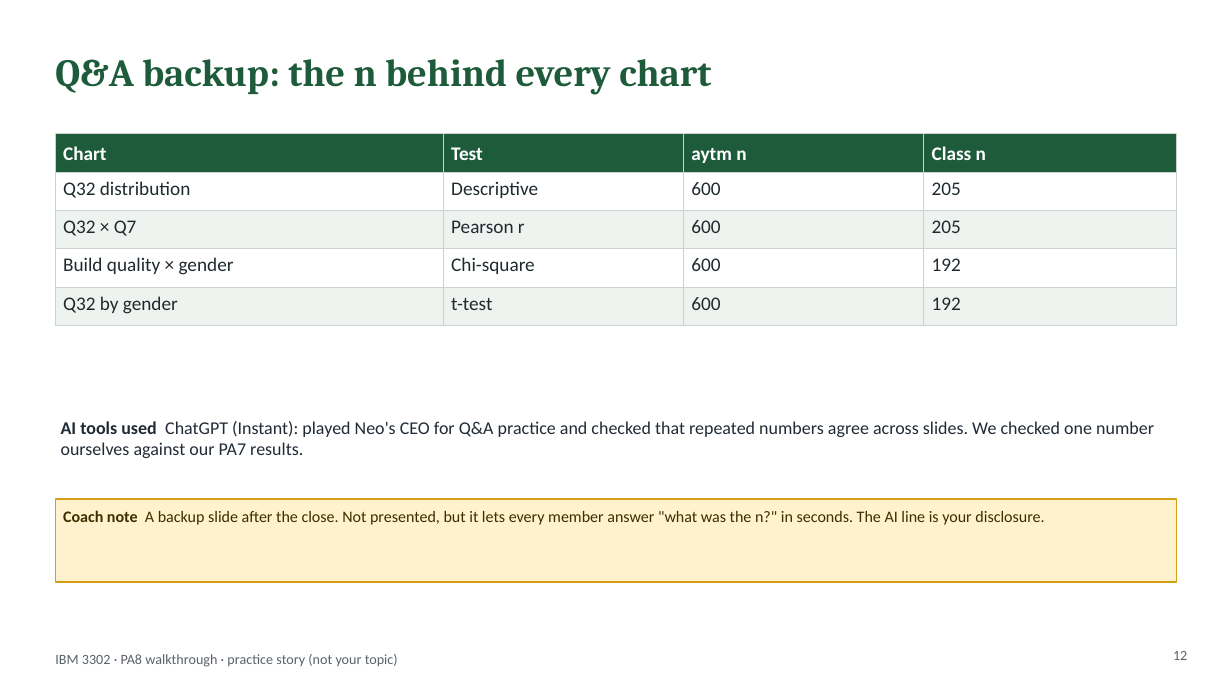
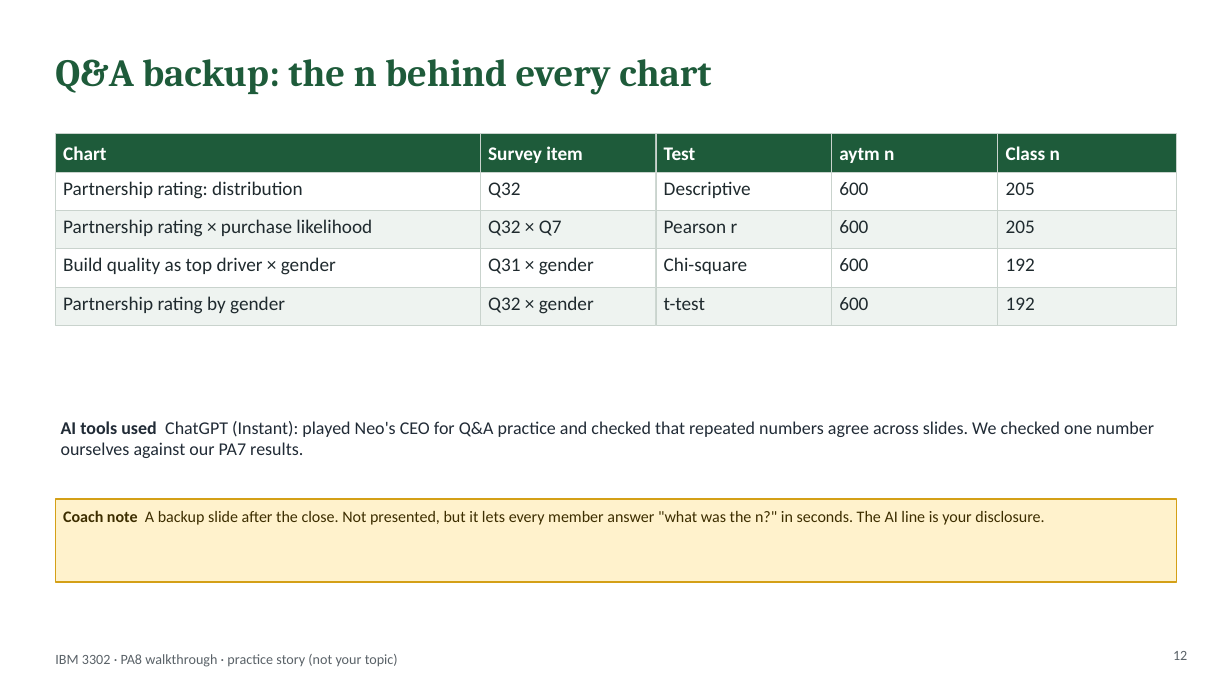
Before and after one commit to lyf718718/mktg-research-sim, a slide deck: slide 12 of hub/files/PA8_Presentation_Walkthrough.pptx. Drawn at 1232x693 pixels with LibreOffice and Linux fonts; fonts in the diff are those of the drawing. Boxes give left, top, right and bottom in pixels: in the first picture for what was removed or moved away, otherwise in the second. Text is boxed around its words. In the diff, an @@ line names an element or a change of style, - is before the commit and + after.

```diff
--- a/hub/files/PA8_Presentation_Walkthrough.pptx
+++ b/hub/files/PA8_Presentation_Walkthrough.pptx
@@ rectangle "Chart": place and size @@
-rectangle "Chart" at (55,134,444,172)
+rectangle "Chart" at (55,134,481,172)
@@ rectangle added at (481,134,656,172), fill #1E5B3A, outline #C9D3CD 0.75 pt, 15 pt, text #FFFFFF, bold @@
+Survey item
@@ rectangle "Test": place and size @@
-rectangle "Test" at (444,134,684,172)
+rectangle "Test" at (656,134,832,172)
@@ rectangle "aytm n": place and size @@
-rectangle "aytm n" at (684,134,924,172)
+rectangle "aytm n" at (832,134,998,172)
@@ rectangle "Class n": place and size @@
-rectangle "Class n" at (924,134,1177,172)
+rectangle "Class n" at (998,134,1177,172)
@@ rectangle "Partnership rating: distribution": place and size @@
-rectangle "Partnership rating: distribution" at (55,172,444,210)
+rectangle "Partnership rating: distribution" at (55,172,481,210)
@@ rectangle added at (481,172,656,210), fill #FFFFFF, outline #C9D3CD 0.75 pt, 15 pt, text #1F2A2E @@
+Q32
@@ rectangle "Descriptive": place and size @@
-rectangle "Descriptive" at (444,172,684,210)
+rectangle "Descriptive" at (656,172,832,210)
@@ rectangle "600": place and size @@
-rectangle "600" at (684,172,924,210)
+rectangle "600" at (832,172,998,210)
@@ rectangle "205": place and size @@
-rectangle "205" at (924,172,1177,210)
+rectangle "205" at (998,172,1177,210)
@@ text in rectangle at (63,181,303,199): text changed @@
-Q32 distribution
+Partnership rating: distribution
@@ rectangle added at (55,211,481,249), fill #EEF3F0, outline #C9D3CD 0.75 pt, 15 pt, text #1F2A2E @@
+Partnership rating × purchase likelihood
@@ rectangle "Q32 × Q7": place and size @@
-rectangle "Q32 × Q7" at (55,211,444,249)
+rectangle "Q32 × Q7" at (481,211,656,249)
@@ rectangle "Pearson r": place and size @@
-rectangle "Pearson r" at (444,211,684,249)
+rectangle "Pearson r" at (656,211,832,249)
@@ rectangle "600": place and size @@
-rectangle "600" at (684,211,924,249)
+rectangle "600" at (832,211,998,249)
@@ rectangle "205": place and size @@
-rectangle "205" at (924,211,1177,249)
+rectangle "205" at (998,211,1177,249)
@@ rectangle "Build quality as top driver ...": place and size @@
-rectangle "Build quality as top driver ..." at (55,249,444,287)
+rectangle "Build quality as top driver ..." at (55,249,481,287)
@@ text in rectangle at (63,257,336,275): text changed @@
-Build quality × gender
+Build quality as top driver × gender
@@ rectangle added at (481,249,656,287), fill #FFFFFF, outline #C9D3CD 0.75 pt, 15 pt, text #1F2A2E @@
+Q31 × gender
@@ rectangle "Chi-square": place and size @@
-rectangle "Chi-square" at (444,249,684,287)
+rectangle "Chi-square" at (656,249,832,287)
@@ rectangle "600": place and size @@
-rectangle "600" at (684,249,924,287)
+rectangle "600" at (832,249,998,287)
@@ rectangle "192": place and size @@
-rectangle "192" at (924,249,1177,287)
+rectangle "192" at (998,249,1177,287)
@@ rectangle "Partnership rating by gender": place and size @@
-rectangle "Partnership rating by gender" at (55,287,444,325)
+rectangle "Partnership rating by gender" at (55,287,481,325)
@@ text in rectangle at (63,296,285,314): text changed @@
-Q32 by gender
+Partnership rating by gender
@@ rectangle added at (481,287,656,325), fill #EEF3F0, outline #C9D3CD 0.75 pt, 15 pt, text #1F2A2E @@
+Q32 × gender
@@ rectangle "t-test": place and size @@
-rectangle "t-test" at (444,287,684,325)
+rectangle "t-test" at (656,287,832,325)
@@ rectangle "600": place and size @@
-rectangle "600" at (684,287,924,325)
+rectangle "600" at (832,287,998,325)
@@ rectangle "192": place and size @@
-rectangle "192" at (924,287,1177,325)
+rectangle "192" at (998,287,1177,325)
```
Also in this commit, not shown: 12 other slides changed, 17 other files.
